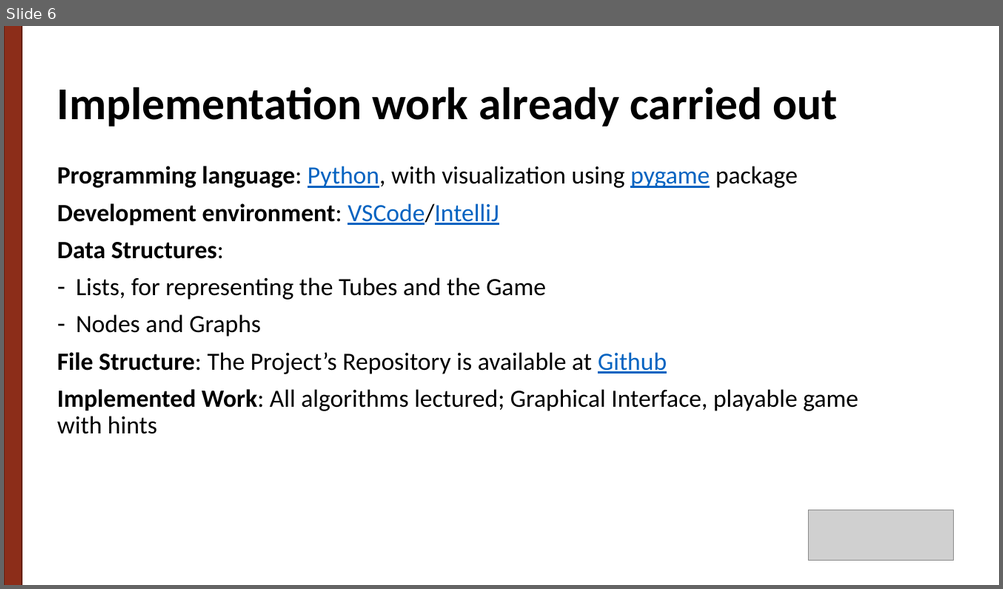
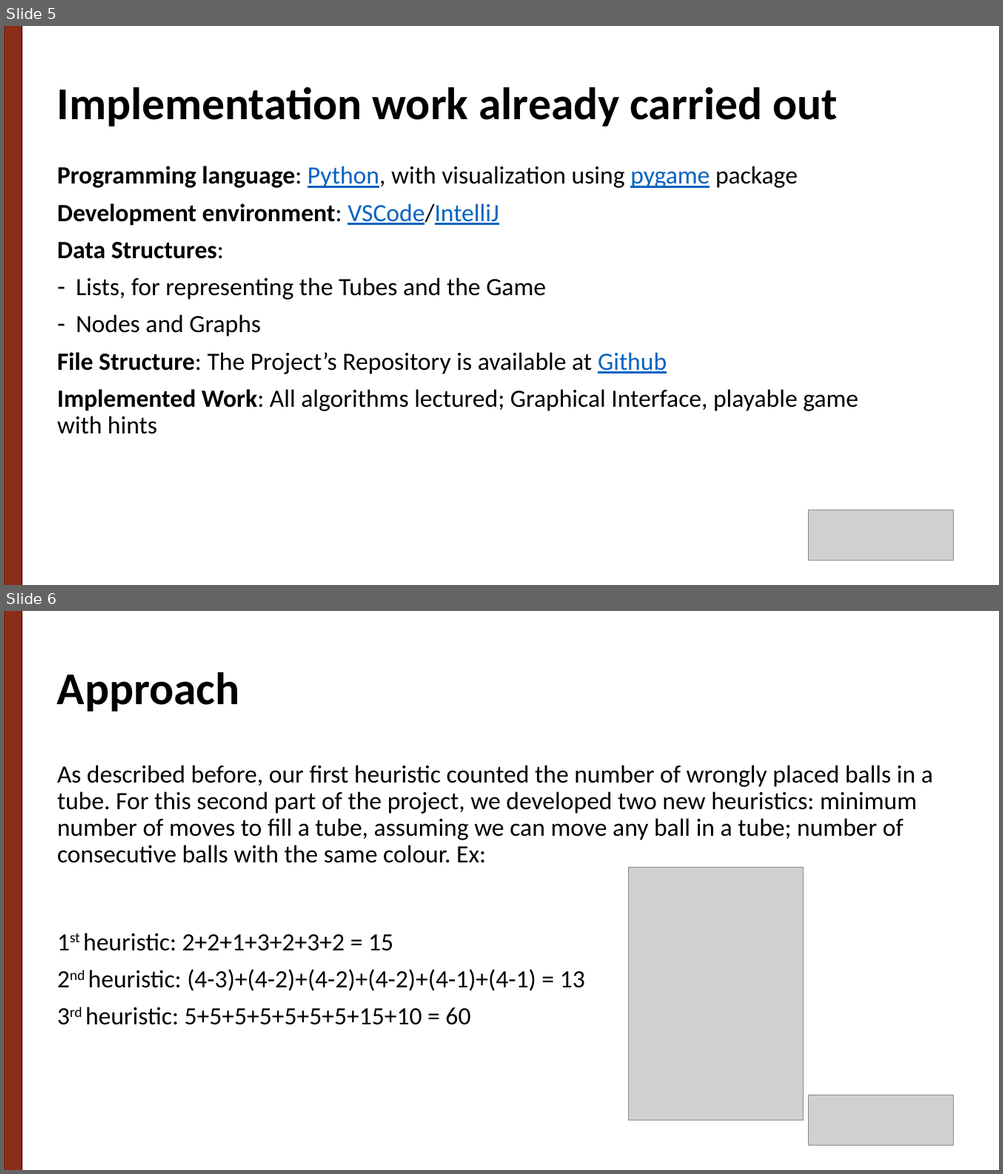
Before and after one commit to g-batalhao-a/IART, a slide deck: Project1/docs/Ball Sort Puzzle.pptx. Shown one above the other, each under a label of ours: slide 6 before the commit, slides 5 and 6 after it. The pictures are 1003x589 and 1003x1174 pixels, drawn with LibreOffice and Linux fonts; fonts in the diff are those of the drawing; grey boxes stand for pictures. Boxes give left, top, right and bottom in pixels: in the first picture for what was removed or moved away, otherwise in the second. Text is boxed around its words. In the diff, an @@ line names an element or a change of style, - is before the commit and + after.

```diff
--- a/Project1/docs/Ball Sort Puzzle.pptx
+++ b/Project1/docs/Ball Sort Puzzle.pptx
@@ slide 6 added at (4,611,999,1170), background #FFFFFF @@
@@ rectangle added at (4,611,22,1170), fill #8C2D19, outline #682112 1 pt @@
@@ title added at (57,672,240,712), 44 pt, text #000000, bold @@
+Approach
@@ text added at (57,765,933,863), 24 pt, text #000000 @@
+As described before, our first heuristic counted the number of wrongly placed balls in a tube. For this second part of the project, we developed two new heuristics: minimum number of moves to fill a tube, assuming we can move any ball in a tube; number of consecutive balls with the same colour. Ex:
@@ picture added at (629,868,803,1121) @@
@@ text added at (83,933,585,1025), 24 pt, text #000000 @@
+1st heuristic: 2+2+1+3+2+3+2 = 15
+2nd heuristic: (4-3)+(4-2)+(4-2)+(4-2)+(4-1)+(4-1) = 13
+3rd heuristic: 5+5+5+5+5+5+5+15+10 = 60
@@ picture added at (808,1095,953,1145) @@
@@ what was slide 6 is now slide 5 @@
```
Also in this commit, not shown: 1 slide changed, 4 other slides added, 2 other files.
